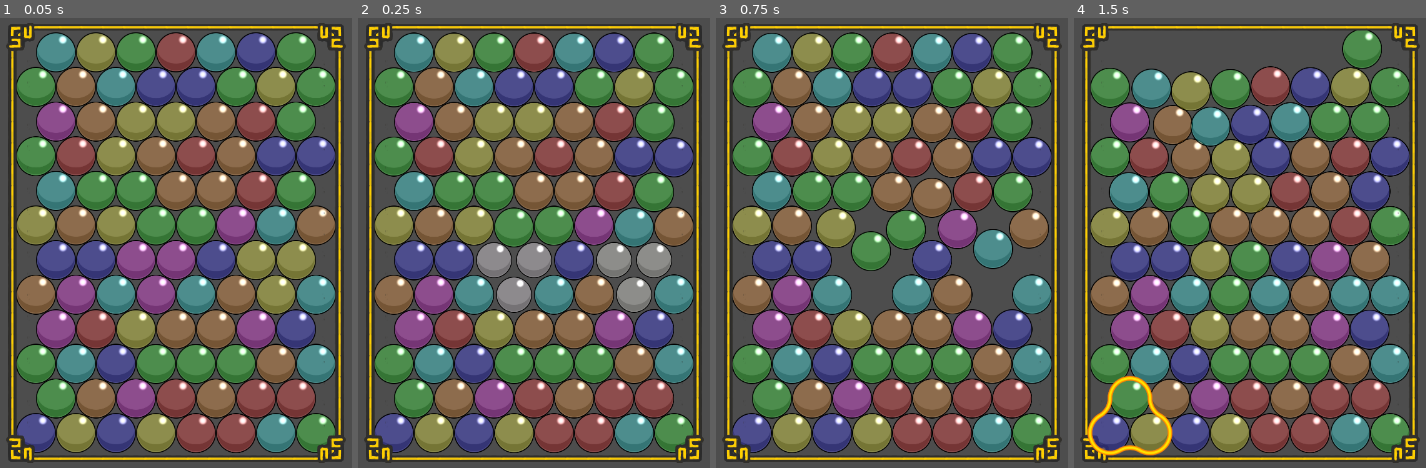
Above: before the commit, frames 1-4 (left to right).
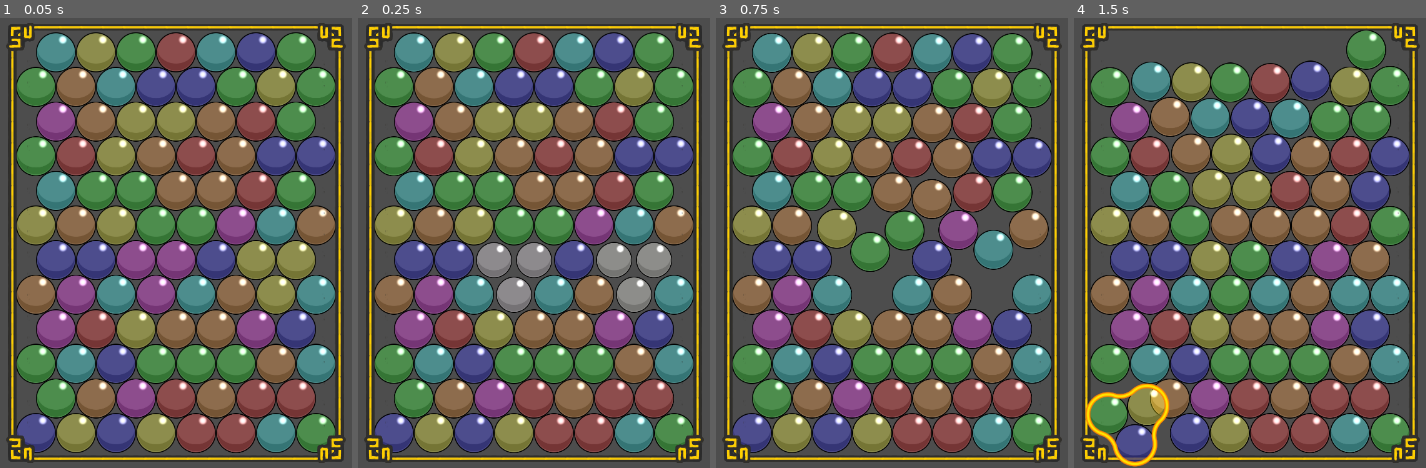
Above: after the commit, the same moments.

Repository: mhydock/marble-match
Game: Godot game, scene res://main.tscn
The game is run twice, just before and just after one commit, with the same random seed, the same clock (stepped at 60 frames per second) and the same inputs.
Inputs (mouse positions are in pixels of both pictures, inside the frame that each line leads up to):
- Up to frame 1 (0.05 s): no input
- Up to frame 2 (0.25 s): no input
- Up to frame 3 (0.75 s): move the mouse to (751, 432) at 0.52 s; click (751, 432) at 0.67 s
- Up to frame 4 (1.5 s): move the mouse to (1130, 423) at 1.27 s; click (1130, 423) at 1.42 s

Frame 1 is identical in both runs. In frame 2, 2.3% of the frame differs, in the area x 7-96%, y 3-95%; in frame 3, 2.5%; in frame 4, 13%, in the area x 3-96%, y 2-100%.

Commit message:
attempt to make ball clearning more stable
moved ball touch detection to _physics_process, moved ball clearning to
_process, check if Node is queued for removal before trying to tween it.

Diff:
--- /dev/null
+++ b/arena.gd
@@ -0,0 +1,15 @@
+extends StaticBody2D
+
+
+# Called when the node enters the scene tree for the first time.
+func _ready():
+	pass # Replace with function body.
+
+
+# Called every frame. 'delta' is the elapsed time since the previous frame.
+func _process(delta):
+	pass
+
+
+func _on_input_event(viewport, event, shape_idx):
+	pass # Replace with function body.
--- a/ball_toucher.gd
+++ b/ball_toucher.gd
@@ -13,7 +13,7 @@
 var tweener
 
 func are_bodies_valid(bodies):
-	return bodies.all(func(body): return !body.freeze and body.linear_velocity.x < 0.1 and body.linear_velocity.y < 0.1)
+	return bodies.all(func(body): return body.linear_velocity.x < 0.1 and body.linear_velocity.y < 0.1)
 
 func shouldShowBorder():
 	var bodies = get_overlapping_bodies()
@@ -30,9 +30,9 @@
 func _ready():
 	pass # Replace with function body.
 
-func _process(delta):
-	if mouseInside:
-		print(displayBorder, '  ', border)
+func _physics_process(delta):
+	if mouseInside and not displayBorder:
+		displayBorder = shouldShowBorder()
 
 	if displayBorder and border == null:
 		border = selection.instantiate()
@@ -54,11 +54,8 @@
 		for body in bodies:
 			body.z_index = 0
 
+func _process(delta):
 	check_for_matches()
-
-func _physics_process(delta):
-	if mouseInside and not displayBorder:
-		displayBorder = shouldShowBorder()
 
 func _on_mouse_entered():
 	mouseInside = true
@@ -110,6 +107,5 @@
 	var matches = bodies.all(func(body): return color == body.get_node("color").modulate)
 
 	if matches:
-		for body in bodies: body.freeze = true
 		displayBorder = false
 		queue_remove.emit(bodies)
--- a/main.tscn
+++ b/main.tscn
@@ -1,7 +1,8 @@
-[gd_scene load_steps=5 format=3 uid="uid://cn7rb7f6cm82m"]
+[gd_scene load_steps=6 format=3 uid="uid://cn7rb7f6cm82m"]
 
 [ext_resource type="Script" path="res://spawner.gd" id="1_aiuxp"]
 [ext_resource type="Texture2D" uid="uid://c88m0oc1267c3" path="res://assets/images/border.png" id="2_f2mb6"]
+[ext_resource type="Script" path="res://arena.gd" id="2_ly4n7"]
 
 [sub_resource type="SegmentShape2D" id="SegmentShape2D_axg7r"]
 a = Vector2(256, 0)
@@ -18,6 +19,7 @@
 position = Vector2(368, 8)
 collision_layer = 2
 collision_mask = 2
+script = ExtResource("2_ly4n7")
 
 [node name="bottom" type="CollisionShape2D" parent="arena"]
 position = Vector2(272, 688)
@@ -43,3 +45,5 @@
 patch_margin_bottom = 47
 axis_stretch_horizontal = 1
 axis_stretch_vertical = 1
+
+[connection signal="input_event" from="arena" to="arena" method="_on_input_event"]
--- a/spawner.gd
+++ b/spawner.gd
@@ -75,6 +75,9 @@
 
 func ball_remover(marbles: Array[Node2D]):
 	for ball in marbles:
+		if ball.is_queued_for_deletion():
+			continue
+
 		if ball not in balls_removing:
 			balls_to_remove[ball] = 0
 
@@ -82,6 +85,9 @@
 	if len(balls_to_remove) > 0:
 
 		for ball in balls_to_remove.keys():
+			if ball in balls_removing:
+				continue
+
 			balls_removing[ball] = 0
 			balls_to_remove.erase(ball)
 			var tweener = create_tween().set_ease(Tween.EASE_OUT).set_trans(Tween.TRANS_EXPO).set_parallel(true)
